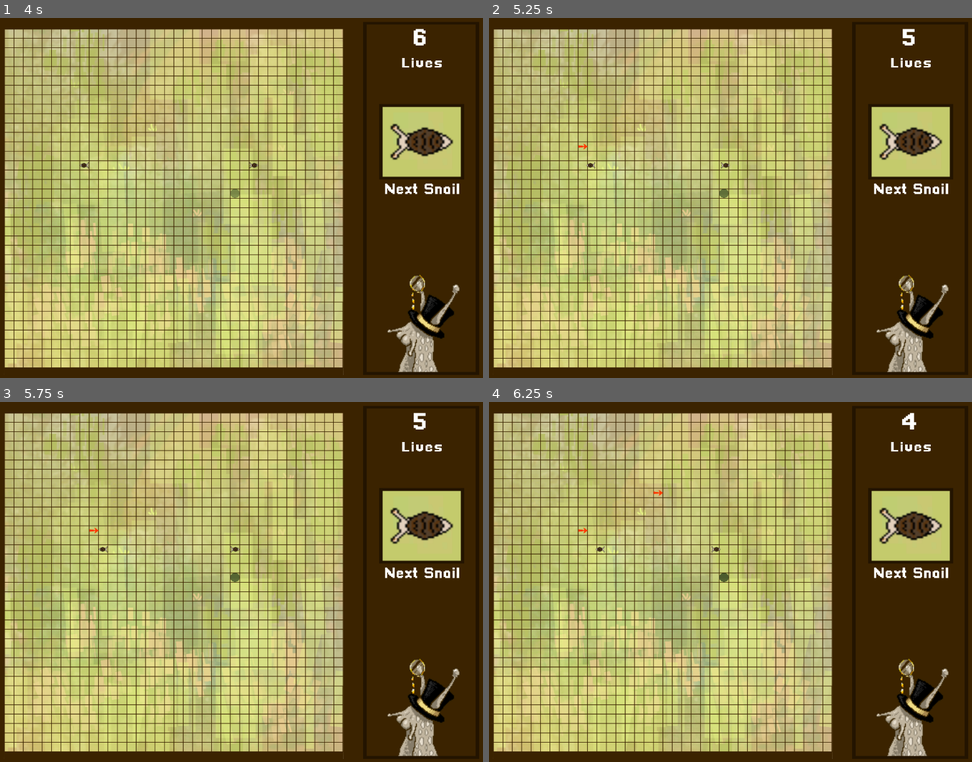
Above: before the commit, frames 1-4 (two rows, left to right).
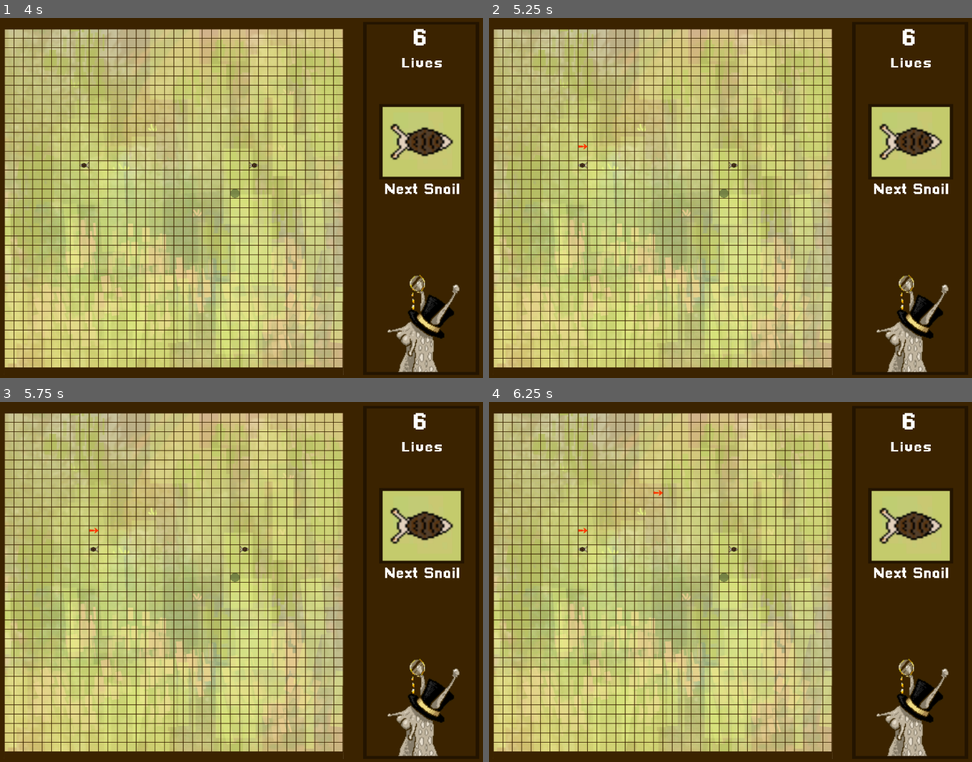
Above: after the commit, the same moments.

Repository: RNairn01/LD-51
Game: Godot game, scene res://scenes/screens/play_screen.tscn
Two runs of this game, one before a commit and one after it. Both use one fixed random seed, a clock stepped at 60 frames per second and the inputs below. Sound files missing from this copy of the repository are replaced by a short silence.
Inputs (mouse positions are in pixels of both pictures, inside the frame that each line leads up to):
- Up to frame 1 (4 s): tap Enter at 0.5, 2.75 s; move the mouse to (173, 198) at 0.52 s; click (173, 198) at 0.6 s; tap Space at 1.25, 3.5 s; move the mouse to (169, 194) at 1.27 s; right-click (169, 194) at 1.35 s; click (169, 194) at 1.42 s; move the mouse to (67, 165) at 2.02 s; click (67, 165) at 2.1 s; move the mouse to (265, 165) at 2.77 s; right-click (265, 165) at 2.85 s; click (265, 165) at 2.92 s; move the mouse to (396, 252) at 3.52 s; click (396, 252) at 3.6 s
- Up to frame 2 (5.25 s): tap Escape (pause, bound only after the commit) at 4.15 s; tap Enter at 4.25 s; move the mouse to (585, 144) at 4.27 s; right-click (585, 144) at 4.35 s; click (585, 144) at 4.42 s; move the mouse to (580, 147) at 5.02 s; click (580, 147) at 5.1 s
- Up to frame 3 (5.75 s): no input
- Up to frame 4 (6.25 s): tap Space at 5.75 s; move the mouse to (658, 492) at 5.77 s; right-click (658, 492) at 5.85 s; click (658, 492) at 5.92 s

Frame 1 is identical in both runs. In frame 2, 0.1% of the frame differs, in the area x 18-89%, y 2-42%; in frame 3, 0.1%; in frame 4, 0.2%, in the area x 18-89%, y 2-50%.

Commit message:
Add game pausing

Diff:
--- a/project.godot
+++ b/project.godot
@@ -37,6 +37,11 @@
 "events": [ Object(InputEventMouseButton,"resource_local_to_scene":false,"resource_name":"","device":0,"alt":false,"shi …(212 unchanged characters)…
  ]
 }
+pause={
+"deadzone": 0.5,
+"events": [ Object(InputEventKey,"resource_local_to_scene":false,"resource_name":"","device":0,"alt":false,"shift":false,"control":false,"meta":false,"command":false,"pressed":false,"scancode":0,"physical_scancode":16777217,"unicode":0,"echo":false,"script":null)
+ ]
+}
 
 [physics]
 
--- a/scenes/screens/play_screen.tscn
+++ b/scenes/screens/play_screen.tscn
@@ -12,6 +12,8 @@
 [ext_resource path="res://scripts/music_controller.gd" type="Script" id=10]
 [ext_resource path="res://assets/fonts/ui_font_large.tres" type="DynamicFont" id=11]
 [ext_resource path="res://scenes/wall_section.tscn" type="PackedScene" id=12]
+[ext_resource path="res://scripts/game_state_manager.gd" type="Script" id=13]
+[ext_resource path="res://scripts/global_timer.gd" type="Script" id=14]
 [ext_resource path="res://assets/sprites/side_panel.png" type="Texture" id=16]
 [ext_resource path="res://assets/sprites/mr_snailsworth.png" type="Texture" id=17]
 [ext_resource path="res://assets/sprites/next_snail_display.png" type="Texture" id=18]
@@ -153,6 +155,9 @@
 valign = 1
 script = ExtResource( 6 )
 
+[node name="GameStateManager" type="Node" parent="."]
+script = ExtResource( 13 )
+
 [node name="GridClickManager" parent="." instance=ExtResource( 3 )]
 
 [node name="SnailOrderManager" type="Node2D" parent="."]
@@ -171,6 +176,7 @@
 
 [node name="GlobalTimer" type="Timer" parent="."]
 autostart = true
+script = ExtResource( 14 )
 
 [node name="HalfTickTimer" type="Timer" parent="GlobalTimer"]
 wait_time = 0.5
--- /dev/null
+++ b/scripts/game_state_manager.gd
@@ -0,0 +1,26 @@
+extends Node
+
+var is_tutorial = true
+var lives_remaining = 3
+var is_game_over = false
+var is_game_paused = false
+
+signal game_pause
+signal game_unpause
+
+
+func _ready():
+	pass
+
+func _process(delta):
+	if not is_game_over and lives_remaining < 1:
+		print("game over")
+
+	if Input.is_action_just_pressed("pause") and is_game_paused:
+		print("unpause")
+		is_game_paused = false
+		emit_signal("game_unpause")
+	elif Input.is_action_just_pressed("pause") and not is_game_paused:
+		print("pause")
+		is_game_paused = true
+		emit_signal("game_pause")
--- /dev/null
+++ b/scripts/global_timer.gd
@@ -0,0 +1,16 @@
+extends Timer
+
+onready var half_tick_timer = $HalfTickTimer
+onready var game_state_manager = get_node("/root/Node2D/GameStateManager")
+
+func _ready():
+	game_state_manager.connect("game_pause", self, "_on_pause")
+	game_state_manager.connect("game_unpause", self, "_on_unpause")
+
+func _on_pause():
+	self.stop()
+	half_tick_timer.stop()
+
+func _on_unpause():
+	self.start()
+	half_tick_timer.start()
--- a/scripts/snail_order_manager.gd
+++ b/scripts/snail_order_manager.gd
@@ -5,6 +5,7 @@
 var big_snail = preload("res://scenes/snails/snail_big.tscn")
 var rebel_snail = preload("res://scenes/snails/snail_rebel.tscn")
 onready var timer_label = get_node("/root/Node2D/UI/SidePanel/TimerLabel")
+onready var game_state_manager = get_node("/root/Node2D/GameStateManager")
 onready var next = snail_order.pop_front().instance()
 onready var landing_indicator = $LandingIndicator
 onready var animation_player = $AnimationPlayer
@@ -31,6 +32,8 @@
 	next_spawn_pos = get_next_spawn_pos()
 
 func _ready():
+	game_state_manager.connect("game_pause", self, "_on_pause")
+	game_state_manager.connect("game_unpause", self, "_on_unpause")
 	timer_label.connect("timeout_label", self, "_on_timeout")
 	animation_player.play("fade_in")
 	landing_indicator.position = next_spawn_pos
@@ -101,3 +104,9 @@
 			output = Vector2.UP
 
 	return output
+
+func _on_pause():
+	animation_player.stop(false)
+
+func _on_unpause():
+	animation_player.play()
Not shown: 1 places in scenes/screens/play_screen.tscn that only renumber resources
